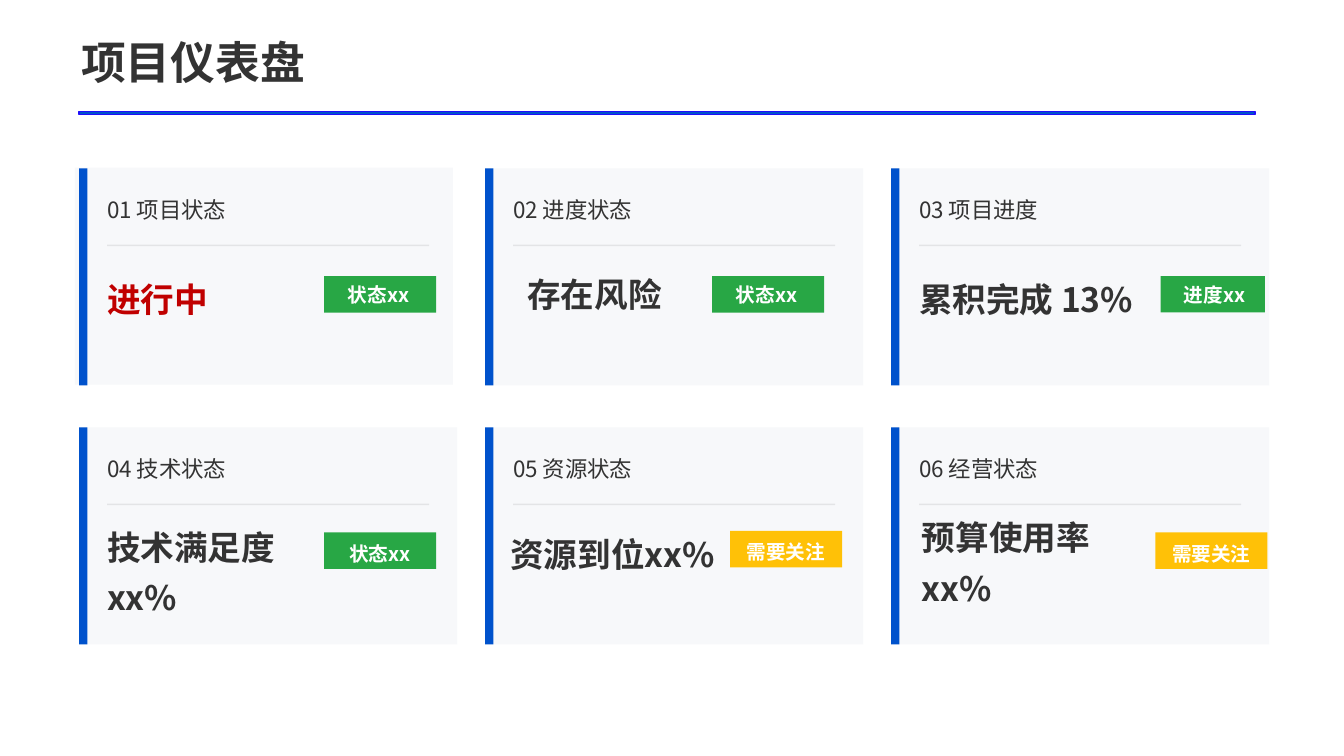
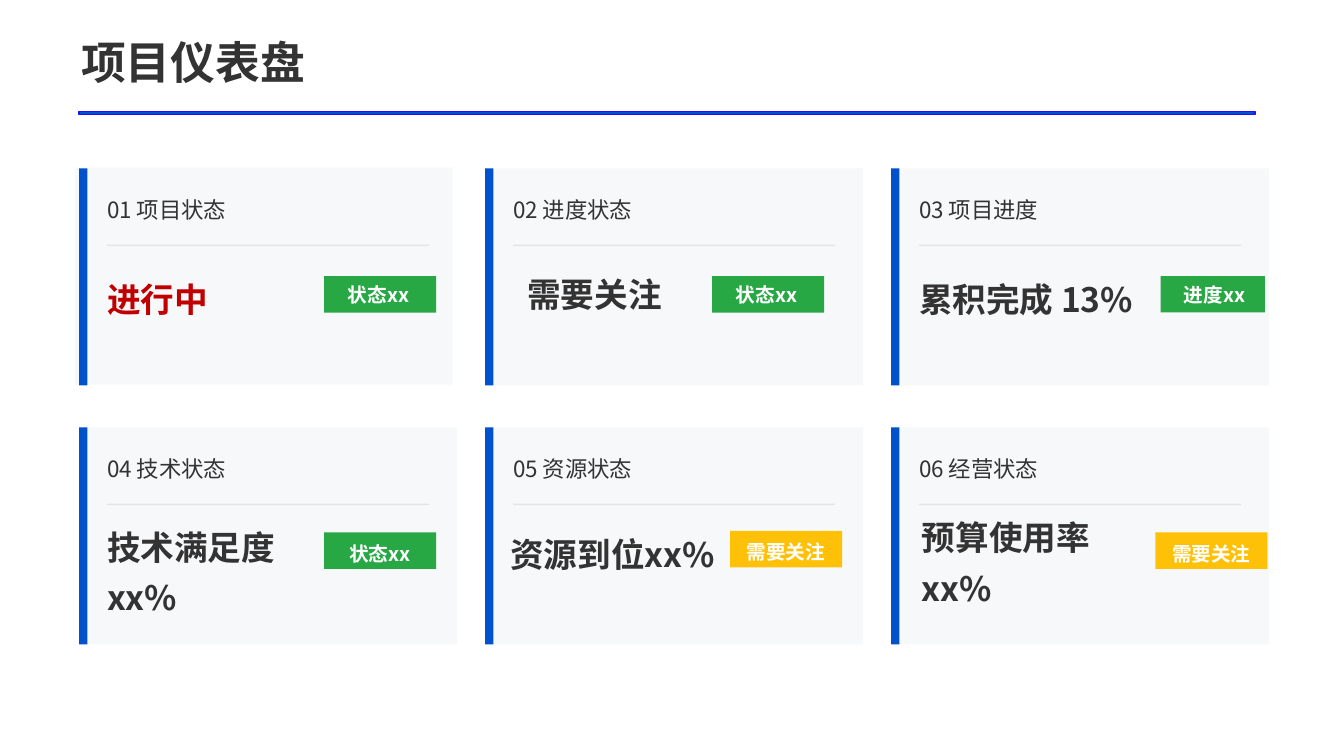
Before and after one commit to SanChiaki/report_generator, a slide deck: slide 3 of examples/italy_progress_report/preview_replace_report.pptx. Drawn at 1344x756 pixels with LibreOffice and Linux fonts; fonts in the diff are those of the drawing. Boxes give left, top, right and bottom in pixels: in the first picture for what was removed or moved away, otherwise in the second. Text is boxed around its words. In the diff, an @@ line names an element or a change of style, - is before the commit and + after.

```diff
--- a/examples/italy_progress_report/preview_replace_report.pptx
+++ b/examples/italy_progress_report/preview_replace_report.pptx
@@ text at (x1=527, y1=278, x2=661, y2=310): text changed @@
-存在风险
+需要关注
```
Also in this commit, not shown: 3 other slides changed, 5 other files.
